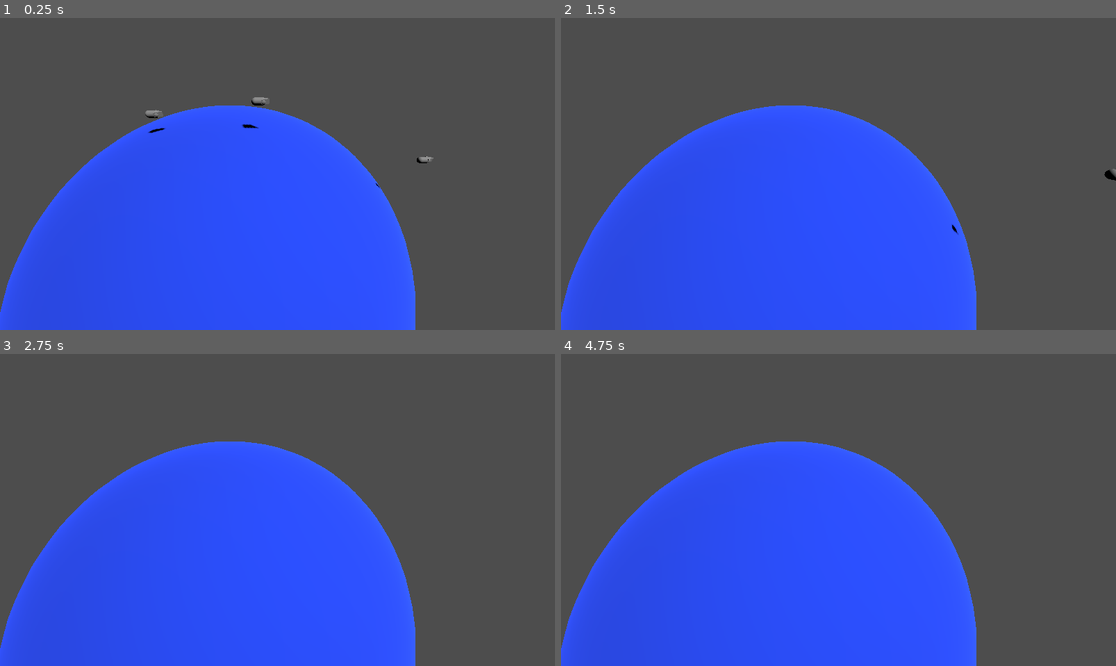
Above: before the commit, frames 1-4 (two rows, left to right).
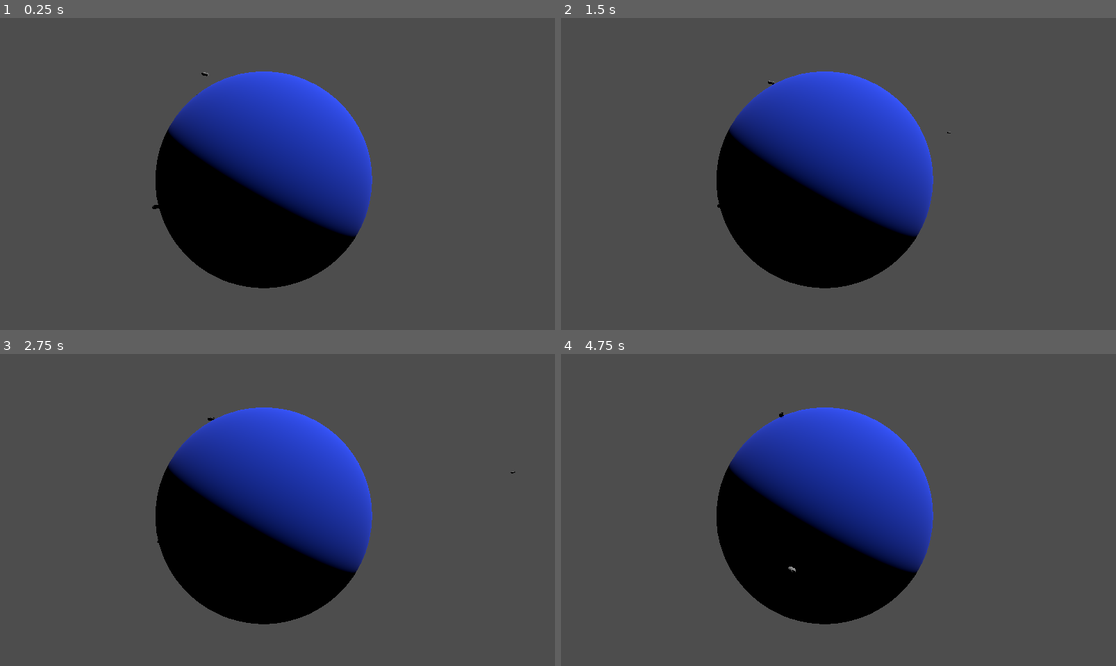
Above: after the commit, the same moments.

Repository: D4Devil/project--shipwrecked
Game: Godot game, scene res://scenes/test.tscn
The game is run twice, just before and just after one commit, with the same random seed, the same clock (stepped at 60 frames per second) and the same inputs. This scene is started directly instead of the project's main scene.
Inputs:
- Up to frame 1 (0.25 s): no input
- Up to frame 2 (1.5 s): tap Enter (ui_accept) at 0.5, 0.77 s; hold Right (ui_right) 0.53-1.28 s; hold Left (ui_left) from 1.28 s (still down)
- Up to frame 3 (2.75 s): tap Enter (ui_accept) at 1.52, 2 s; release Left (ui_left) at 2.03 s; hold Right (ui_right) from 2.03 s (still down)
- Up to frame 4 (4.75 s): tap Enter (ui_accept) at 2.75, 3.02, 3.77, 4.25, 4.52 s; release Right (ui_right) at 3.53 s; hold Left (ui_left) from 3.53 s (still down)

The runs differ from the first frame. In frame 1, 46% of the frame differs, in the area x 0-79%, y 17-100%; in frame 2, 46%; in frame 3, 46%; in frame 4, 46%.

Commit message:
Base class 'SphericalGravity' working along 'GravitationalBody3D', together we have the base for the custom gravity system

Diff:
--- a/project.godot
+++ b/project.godot
@@ -63,3 +63,8 @@
 , Object(InputEventKey,"resource_local_to_scene":false,"resource_name":"","device":-1,"window_id":0,"alt_pressed":false …(183 unchanged characters)…
 ]
 }
+
+[layer_names]
+
+3d_physics/layer_1="General"
+3d_physics/layer_2="Gravitational Bodies"
--- a/scenes/ship_prototype.tscn
+++ b/scenes/ship_prototype.tscn
@@ -12,8 +12,7 @@
 
 [sub_resource type="PrismMesh" id="PrismMesh_w20dk"]
 
-[node name="ShipPrototype" type="CharacterBody3D" groups=["gravitational_body"]]
-collision_layer = 3
+[node name="ShipPrototype" type="CharacterBody3D"]
 
 [node name="CollisionShape3D" type="CollisionShape3D" parent="."]
 transform = Transform3D(1, 0, 0, 0, -4.37114e-08, 1, 0, -1, -4.37114e-08, 0, 0.3, 0)
@@ -27,7 +26,7 @@
 transform = Transform3D(1, 0, 0, 0, -4.64838e-08, 0.696806, 0, -1.06343, -3.04584e-08, 0, 0.342263, -0.904285)
 mesh = SubResource("PrismMesh_w20dk")
 
-[node name="CustomComponents" type="Node" parent="."]
+[node name="CustomComponents" type="Node3D" parent="."]
 
 [node name="GravitationalBody3D" type="Node3D" parent="CustomComponents" node_paths=PackedStringArray("body")]
 script = ExtResource("1_prxac")
--- a/scenes/test.tscn
+++ b/scenes/test.tscn
@@ -24,7 +24,7 @@
 shadow_enabled = true
 
 [node name="Area3D" type="Area3D" parent="."]
-transform = Transform3D(1, 0, 0, 0, 1, 0, 0, 0, 1, 0, 0, 9.65473)
+transform = Transform3D(1, 0, 0, 0, 1, 0, 0, 0, 1, 0, 6.73927, 36.0473)
 collision_layer = 0
 collision_mask = 2
 script = ExtResource("1_wigvl")
@@ -36,20 +36,20 @@
 [node name="MeshInstance3D" type="MeshInstance3D" parent="Area3D"]
 mesh = SubResource("SphereMesh_qv3f0")
 
-[node name="StaticBody3D" type="StaticBody3D" parent="Area3D"]
+[node name="StaticBody3D" type="StaticBody3D" parent="Area3D/MeshInstance3D"]
 collision_mask = 0
 
-[node name="CollisionShape3D" type="CollisionShape3D" parent="Area3D/StaticBody3D"]
+[node name="CollisionShape3D" type="CollisionShape3D" parent="Area3D/MeshInstance3D/StaticBody3D"]
 shape = SubResource("SphereShape3D_u32ly")
 
 [node name="ShipPrototype" parent="." instance=ExtResource("2_mt4ja")]
-transform = Transform3D(1, 0, 0, 0, 1, 0, 0, 0, 1, 0, 43.5241, -0.0381622)
+transform = Transform3D(1, 0, 0, 0, 1, 0, 0, 0, 1, 0, 33.7241, 0)
 
 [node name="ShipPrototype2" parent="." instance=ExtResource("2_mt4ja")]
-transform = Transform3D(1, 0, 0, 0, 1, 0, 0, 0, 1, 0, 41.6592, 15.0939)
+transform = Transform3D(1, 0, 0, 0, 1, 0, 0, 0, 1, 0, 44.8338, 61.1758)
 
 [node name="ShipPrototype3" parent="." instance=ExtResource("2_mt4ja")]
-transform = Transform3D(1, 0, 0, 0, 1, 0, 0, 0, 1, 1.09266, 34.6164, -25.7627)
+transform = Transform3D(1, 0, 0, 0, 1, 0, 0, 0, 1, 7.15632, 3.95044, 79.6195)
 
 [node name="Camera3D" type="Camera3D" parent="."]
-transform = Transform3D(-0.00694369, -0.65799, 0.752995, 0, 0.753013, 0.658006, -0.999976, 0.00456899, -0.00522869, 27.0735, 54.4947, -0.563363)
+transform = Transform3D(0.620483, -0.117918, 0.775304, 0, 0.988631, 0.150364, -0.78422, -0.093298, 0.613429, 68.5117, 21.3882, 84.5281)
--- a/scripts/components/agent/gravitational_body_3d.gd
+++ b/scripts/components/agent/gravitational_body_3d.gd
@@ -8,10 +8,6 @@
 
 
 signal gravity_changed(new_gravity: Vector3)
-
-
-func _ready():
-	body.add_to_group("gravitational_body")
 
 
 func _physics_process(delta):
@@ -26,3 +22,13 @@
 func set_gravity_direction(value: Vector3) -> void:
 	_gravity_direction = value
 	gravity_changed.emit()
+
+
+func _enter_tree() -> void:
+	assert(body, "A Physics body must be provided")
+	body.set_collision_layer_value(2, true)
+
+
+func _exit_tree() -> void:
+	if body:
+		body.set_collision_layer_value(2, false)
--- a/scripts/components/world/spherical_gravity.gd
+++ b/scripts/components/world/spherical_gravity.gd
@@ -1,3 +1,4 @@
+class_name SphericalGravity
 extends Area3D
 
 @export var gravity_force: float
@@ -11,26 +12,28 @@
 func on_body_entered(body: Node3D) -> void:
 	print(body.name + " entered the area")
 
-	if not body.is_in_group("gravitational_body"):
+	var gravity_nodes := body.find_children("*", "GravitationalBody3D")
+	if not gravity_nodes:
 		return
+
+	for node in gravity_nodes:
+		if not _bodies.has(node):
+			_bodies.append(node)
+
+
+func on_body_exited(body: Node3D) -> void:
+	print(body.name + " exited the area")
 
 	var gravity_nodes := body.find_children("*", "GravitationalBody3D")
 	if not gravity_nodes:
 		return
 
-	_bodies.append_array(gravity_nodes)
+	for node in gravity_nodes:
+		if _bodies.has(node):
+			_bodies.erase(body)
 
 
-func on_body_exited(body: Node3D) -> void:
-	print(body.name + " exited the area")
-
-	if body is not GravitationalBody3D || !_bodies.has(body as GravitationalBody3D):
-		return
-
-	_bodies.erase(body)
-
-
-func _process(_delta: float) -> void:
+func _physics_process(_delta: float) -> void:
 	for body in _bodies:
-		body.set_gravity_direction(body.global_position.direction_to(global_position) * gravity_force)
-	print('test')
+		var new_dir = body.global_position.direction_to(global_position)
+		body.set_gravity_direction(new_dir * gravity_force)
